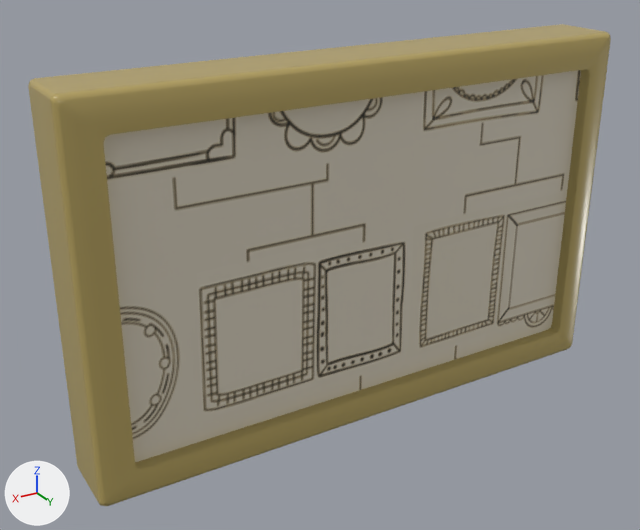
The FBX model Assets/Models/Arbol_Cuadro.fbx as it was, and as the next commit left it.
Both versions are drawn from a 50 mm camera at (2.57, 3.89, 1.85) aimed at (0.2, -0.06, -0.12). Lighting does not change. The marker at lower left points along +X, +Y and +Z. Where no turn or scale is listed for an object, it has been applied to the vertices.

Script lines for the objects in view, before the commit:
```python
me_mesh = bpy.data.meshes.new('Mesh')
me_mesh.from_pydata(...)  # 140 vertices, 134 faces; spans x -1.65..1.65, y -0.23..0.24, z -1.06..1.06
# faces by material slot: [2, 132]
me_mesh.materials.append(mat_arbol_genealogico_test_1material)  # picture img_arbol_genealogico_test_png
me_mesh.materials.append(mat_mat_dorado)  # yellow #b7a361
ob_arbol_cuadro = bpy.data.objects.new('Arbol_cuadro', me_mesh)
ob_arbol_cuadro.location = (0.0, 0.0, 0.0)
```
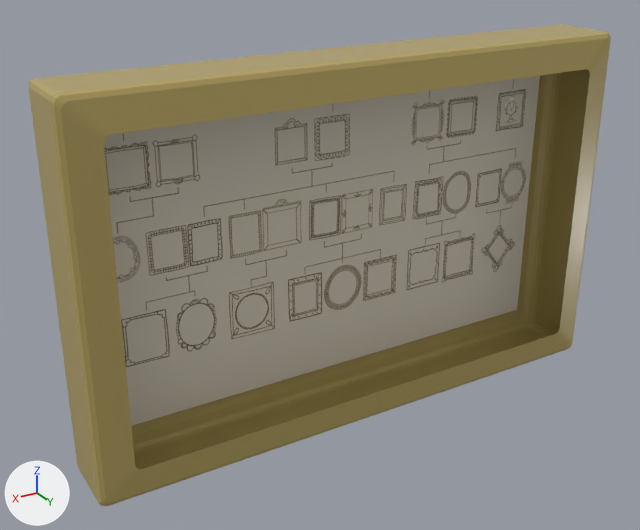
Location of each change, [x1, y1, x2, y2] in pixels of the pictures (640 x 530 px):
```json
{"part": 1, "of": "me_mesh", "change": "deleted", "before": [104, 69, 590, 469]}
```

The change, as JSON lines over the scene's bpy script:
```json
{"block": "me_mesh", "where": "# used by ob_arbol_cuadro; location = (0.0, 0.0, 0.0)"}
{"op": "remove", "block": "me_mesh", "code": "me_mesh.from_pydata(...)  # 140 vertices, 134 faces; spans x -1.65..1.65, y -0.23..0.24, z -1.06..1.06"}
{"op": "add", "block": "me_mesh", "code": "me_mesh.from_pydata(...)  # 128 vertices, 121 faces; spans x -1.65..1.65, y -0.23..0.24, z -1.06..1.06"}
{"block": "me_mesh", "change": "me_mesh part 1"}
{"block": "me_mesh", "change": "12 vertices are removed from x -1.46..1.46, y 0.17, z -0.87..0.87"}
{"block": "me_mesh", "change": "13 faces are deleted"}
{"block": "me_mesh", "change": "me_mesh part 2: the surface is now shaded flat"}
```
